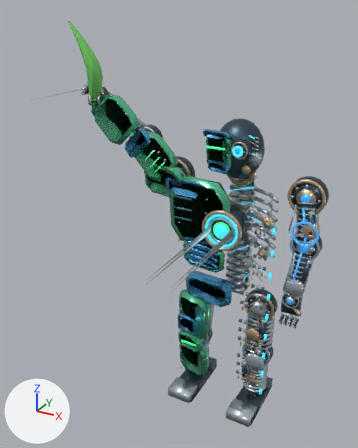
A saved change to the glTF model public/pilots/ecomech-chili-v3/WORLDIFACT_EcoMech_Chili_V3_GAME.glb.
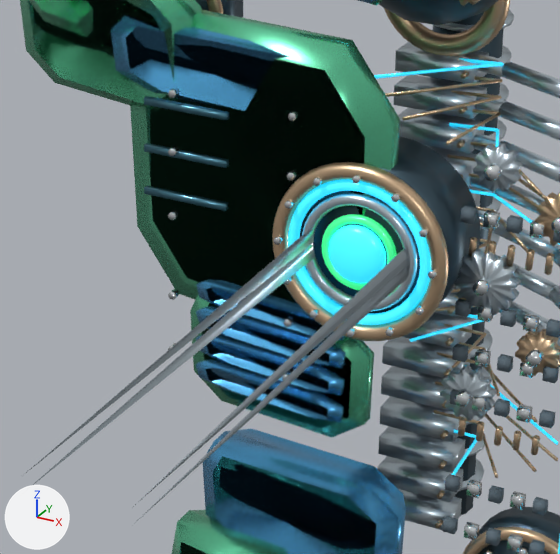
Each version appears first whole from a camera (50 mm lens) standing at (1.98, -5.01, 2.74) and looking at (-0.44, -0.61, 0.54), and next in a close-up on the part from 39% to 75% of the width and 39% to 67% of the height. Every picture has the same lights, and +X, +Y and +Z are marked at lower left. The first two pictures are the older version. Where no turn or scale is listed for an object, it has been applied to the vertices.

In view in the first close-up: 'ARMOR|ARMOR left shoulder pauldrons|0011', 'ARMOR|Abdominal overlapping ballistic scale|0005', 'ARMOR|Abdominal overlapping ballistic scale|0006', 'ARMOR|Abdominal overlapping ballistic scale|0007', 'ARMOR|Left abdomen assembly|0003', 'ARMOR|Left chest main ceramic shell|0001', 'ARMOR|Left clavicle layered plate|0002', 'ARMOR|Pelvis-armored-front|0000', 'CORE|Reactor concentric|0003', 'CORE|Reactor concentric|0004', 'CORE|Reactor concentric|0005', 'CORE|Reactor housing|0002' and 166 more.
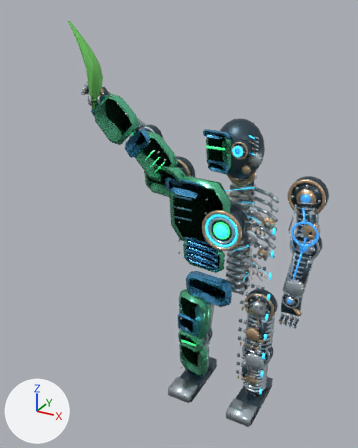
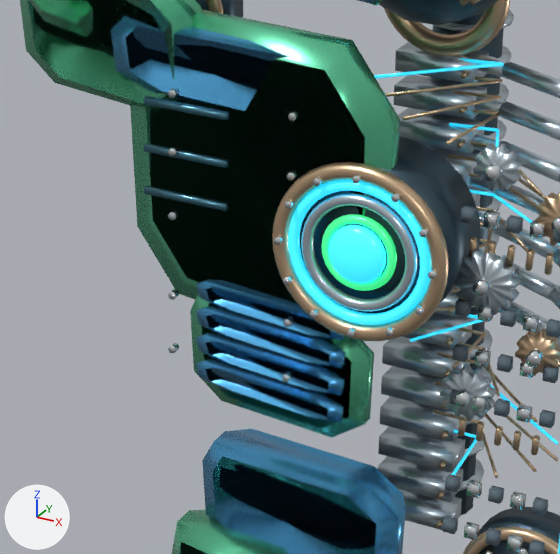
Pixel boxes (x1, y1, x2, y2) of what changed, in the close-ups (560 x 554 px; the box of a moved part takes in the faces that stretch with it):
'CORE|Reactor concentric|0005', reshaped (70% narrower, 64% shorter): before (22, 193, 418, 524); after (301, 193, 418, 311)
part 1 of me_core_reactor_concentric_0005, moved or reshaped: before (132, 249, 407, 524); after (402, 252, 407, 280)
part 2 of me_core_reactor_concentric_0005, moved or reshaped: before (22, 229, 315, 494); after (307, 229, 315, 259)

Diff of the bpy script that builds the scene:
```diff
--- a/public/pilots/ecomech-chili-v3/WORLDIFACT_EcoMech_Chili_V3_GAME.glb.py
+++ b/public/pilots/ecomech-chili-v3/WORLDIFACT_EcoMech_Chili_V3_GAME.glb.py
@@ me_core_reactor_concentric_0005 @@
 # used by ob_core_reactor_concentric_0005; location = (0.0, 0.0, 0.0)
-me_core_reactor_concentric_0005.from_pydata(...)  # 400 vertices, 800 faces; spans x -0.158..0.158, y -1.818..-0.43, z 0.332..0.648
-me_core_reactor_concentric_0005.vertices[14].co = (0.127, -1.818, 0.51)
-me_core_reactor_concentric_0005.vertices[394].co = (0.127, -1.818, 0.47)
-me_core_reactor_concentric_0005.vertices[194].co = (-0.127, -1.818, 0.51)
-me_core_reactor_concentric_0005.vertices[214].co = (-0.127, -1.818, 0.47)
+me_core_reactor_concentric_0005.from_pydata(...)  # 400 vertices, 800 faces; spans x -0.158..0.158, y -0.46..-0.43, z 0.332..0.648
+# me_core_reactor_concentric_0005 part 1
+me_core_reactor_concentric_0005.vertices[14].co = (0.127, -0.454, 0.51)  # pixel (404, 256)
+me_core_reactor_concentric_0005.vertices[394].co = (0.127, -0.454, 0.47)  # pixel (404, 271)
+# me_core_reactor_concentric_0005 part 2
+me_core_reactor_concentric_0005.vertices[194].co = (-0.127, -0.454, 0.51)  # pixel (311, 236)
+me_core_reactor_concentric_0005.vertices[214].co = (-0.127, -0.454, 0.47)  # pixel (310, 251)
 me_core_reactor_concentric_0005.materials.append(mat_steel)
```
